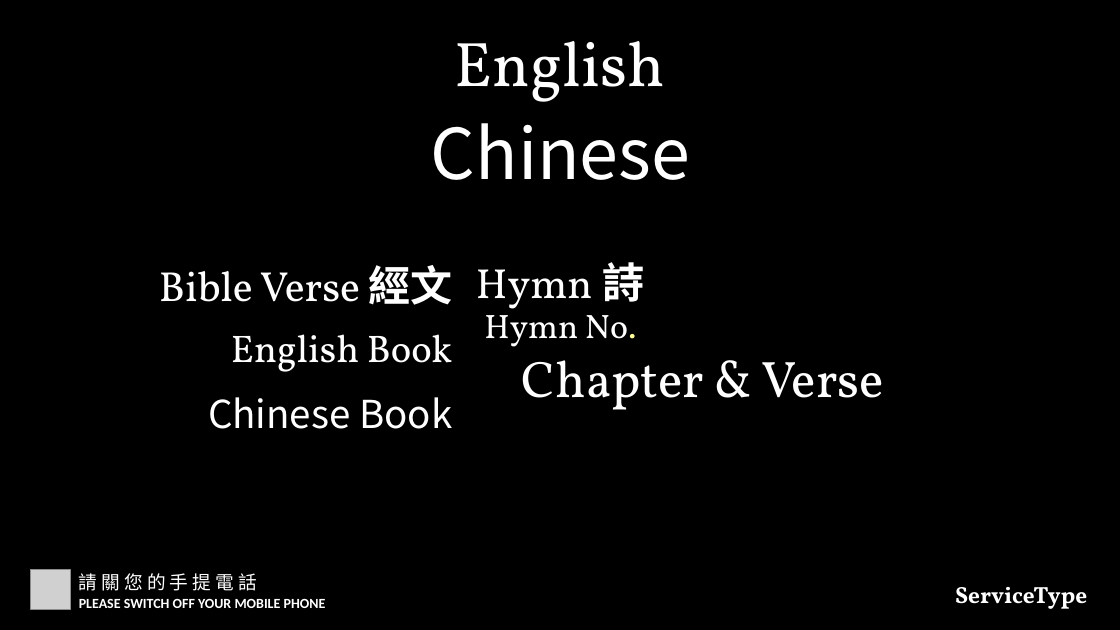
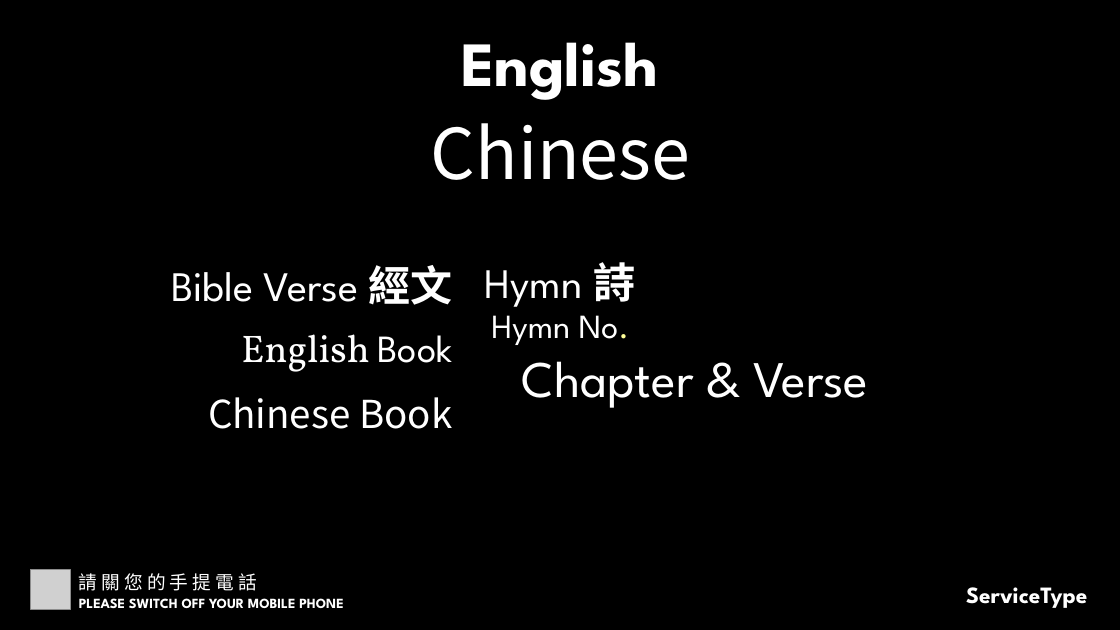
Before and after one commit to calebchanwy/tjc-powerpoint, a slide deck: slide 1 of TJCPowerPoint/Resources/ServiceWidescreen.pptx. Drawn at 1120x630 pixels with LibreOffice and Linux fonts; fonts in the diff are those of the drawing; grey boxes stand for pictures. Boxes give left, top, right and bottom in pixels: in the first picture for what was removed or moved away, otherwise in the second. Text is boxed around its words. In the diff, an @@ line names an element or a change of style, - is before the commit and + after.

```diff
--- a/TJCPowerPoint/Resources/ServiceWidescreen.pptx
+++ b/TJCPowerPoint/Resources/ServiceWidescreen.pptx
@@ text "English" at [461,42,659,100]: font Vollkorn to League Spartan, bold on @@
@@ text "Bible Verse 經文" at [171,265,453,305]: font Vollkorn to League Spartan in "Bible Verse" @@
@@ text "Hymn 詩" at [484,262,635,307]: font Vollkorn to League Spartan in "Hymn"; font Calibri to League Spartan in "詩" @@
@@ text "English Book" at [241,334,452,372]: font Vollkorn to League Spartan in "Book" @@
@@ font Vollkorn to League Spartan in 3 elements at [491,305,629,345], [966,587,1087,608], [522,361,868,408] @@
@@ text "PLEASE SWITCH OFF YOUR MOBILE ..." at [79,598,344,608]: font Calibri to League Spartan @@
```
Also in this commit, not shown: 3 other slides changed, 1 slide added, 18 other files.
